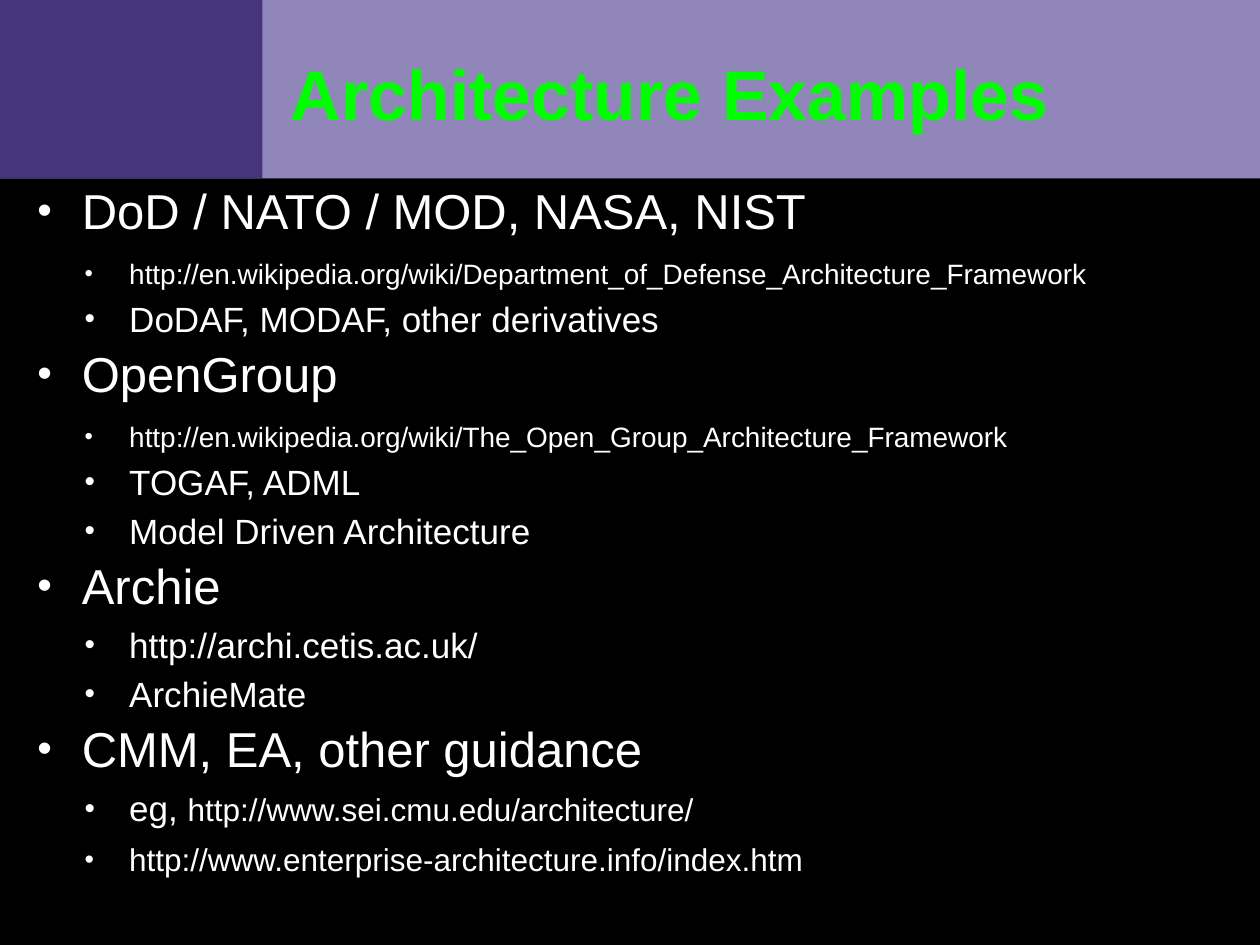
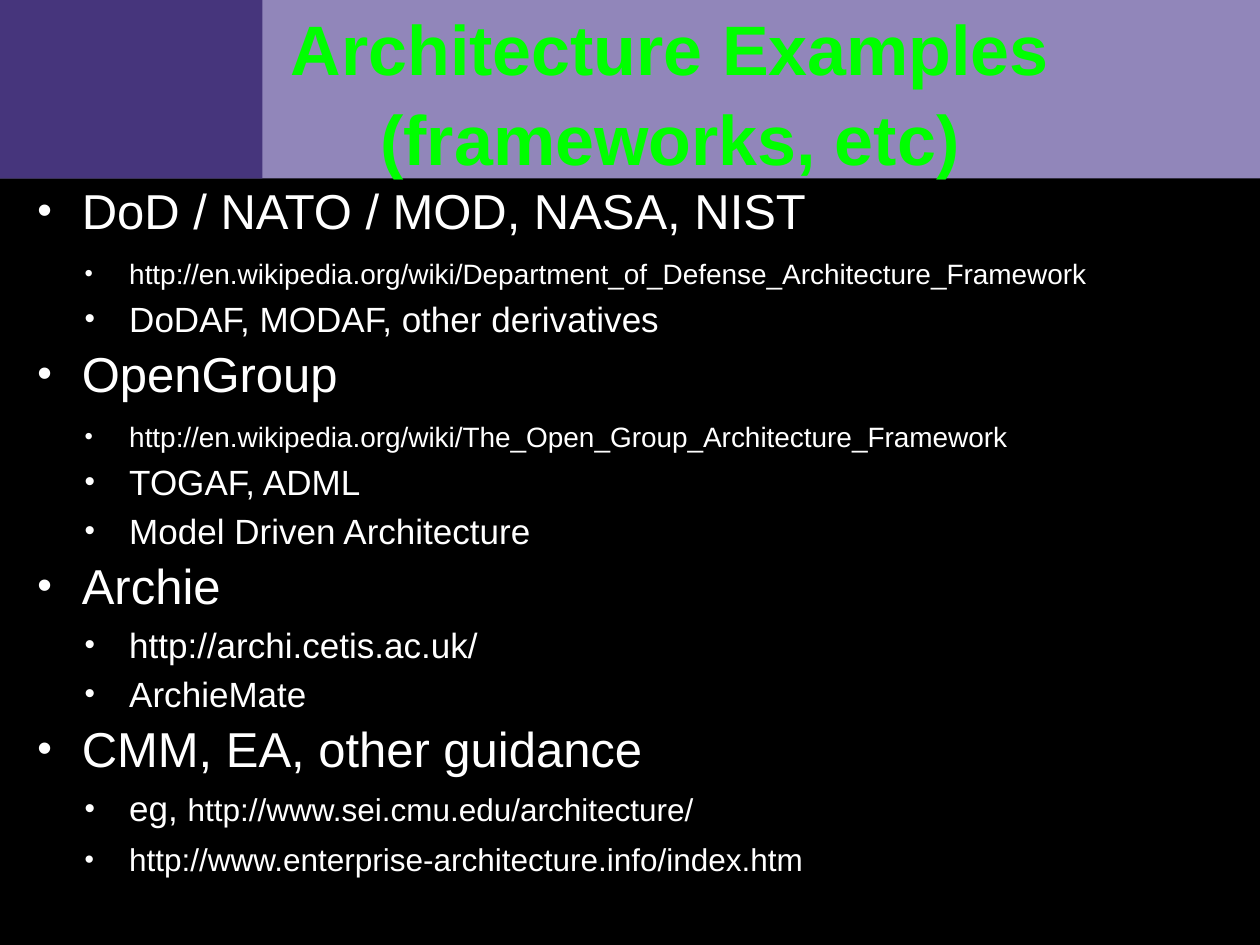
Before and after one commit to VCTLabs/elc2015-presentations, a slide deck: slide 12 of security_IoT/security_assessment_slides.odp. Drawn at 1260x945 pixels with LibreOffice and Linux fonts; fonts in the diff are those of the drawing; background and template pictures are left out. Boxes give left, top, right and bottom in pixels: in the first picture for what was removed or moved away, otherwise in the second. Text is boxed around its words. In the diff, an @@ line names an element or a change of style, - is before the commit and + after.

```diff
--- a/security_IoT/security_assessment_slides.odp
+++ b/security_IoT/security_assessment_slides.odp
@@ title at <box>291,24,1049,178</box>: text changed @@
-Architecture Examples
+Architecture Examples (frameworks, etc)
```
Also in this commit, not shown: 12 other slides changed, 1 other file.
